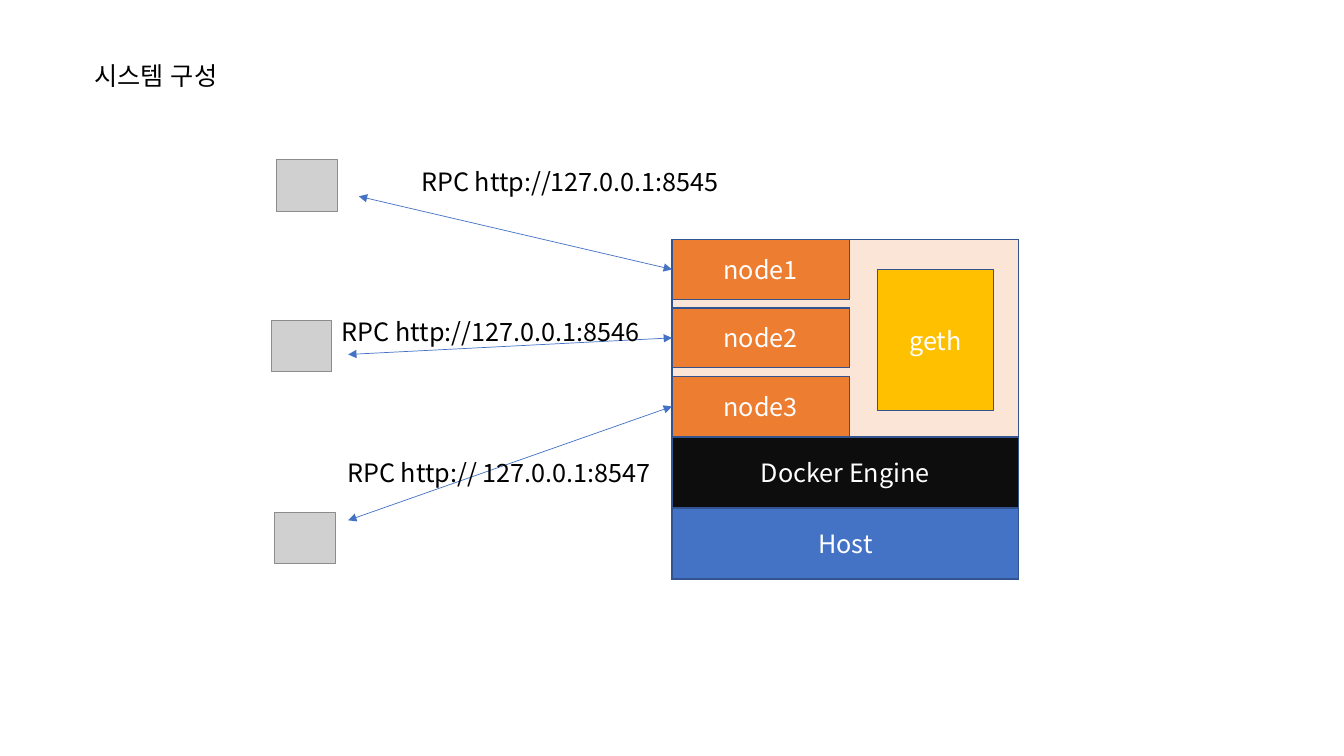
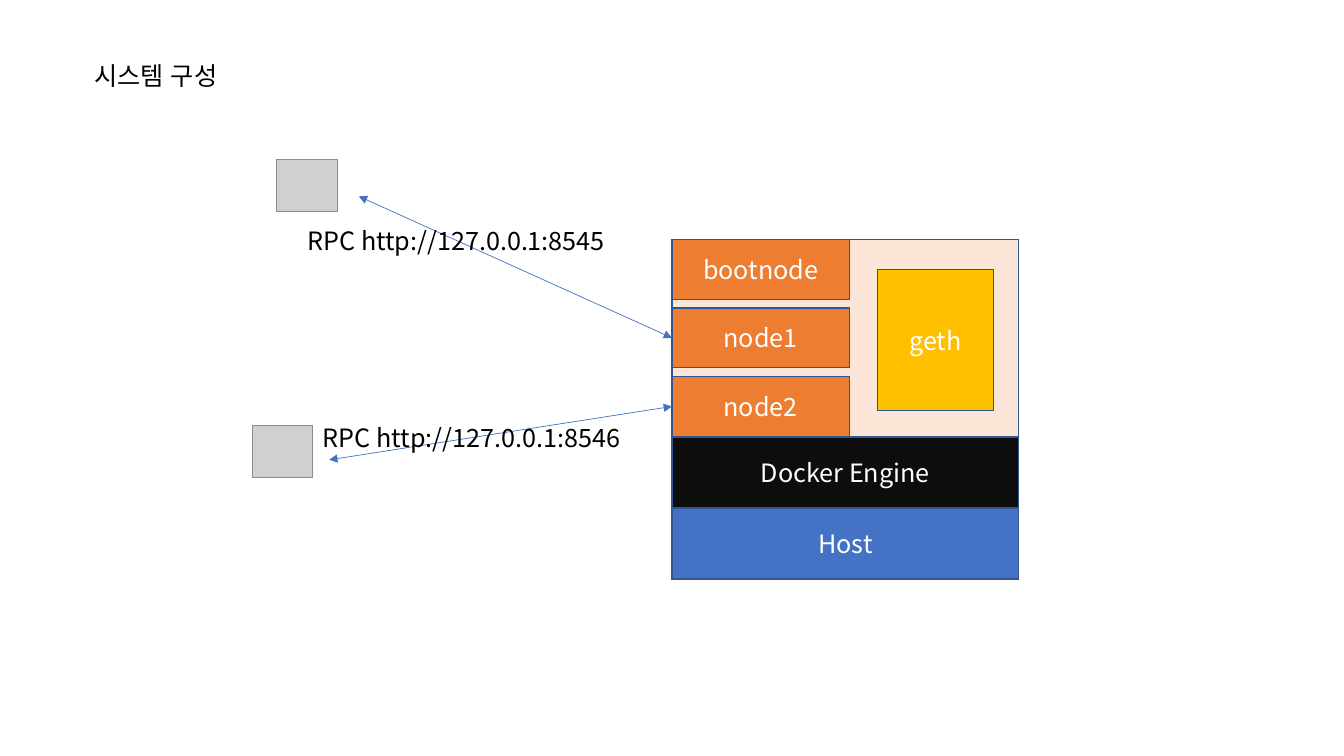
Before and after one commit to hypermusic80/eth_web3, a slide deck: slide 16 of 이더리움BC구축.pptx. Drawn at 1344x756 pixels with LibreOffice and Linux fonts; fonts in the diff are those of the drawing; grey boxes stand for pictures. Boxes give left, top, right and bottom in pixels: in the first picture for what was removed or moved away, otherwise in the second. Text is boxed around its words. In the diff, an @@ line names an element or a change of style, - is before the commit and + after.

```diff
--- a/이더리움BC구축.pptx
+++ b/이더리움BC구축.pptx
@@ double arrow moved from (359, 197) - (673, 269) to (359, 197) - (673, 338) @@
@@ text "RPC http://127.0.0.1:8545" rewrapped from [421, 171, 719, 197] to [307, 224, 605, 256] @@
@@ rectangle added at [673, 240, 850, 299], fill #ED7D31, outline #325491 1 pt, 18 pt, text #FFFFFF @@
+bootnode
@@ rectangle "node1": place and size @@
-rectangle "node1" at [673, 240, 850, 299]
+rectangle "node1" at [673, 309, 850, 368]
@@ rectangle "node2": place and size @@
-rectangle "node2" at [673, 309, 850, 368]
+rectangle "node2" at [673, 377, 850, 437]
@@ rectangle removed at [673, 377, 850, 437] @@
-node3
@@ text "RPC http://127.0.0.1:8546" rewrapped from [342, 321, 639, 348] to [323, 421, 621, 453] @@
@@ double arrow moved from (348, 355) - (673, 338) to (330, 460) - (673, 406) @@
@@ double arrow removed from (348, 520) to (673, 406) @@
@@ picture: place and size @@
-picture at [271, 321, 332, 372]
+picture at [252, 425, 313, 477]
@@ text removed at [347, 457, 651, 489] @@
-RPC http:// 127.0.0.1:8547
@@ picture removed at [275, 512, 336, 564] @@
```
Also in this commit, not shown: 3 other files.
